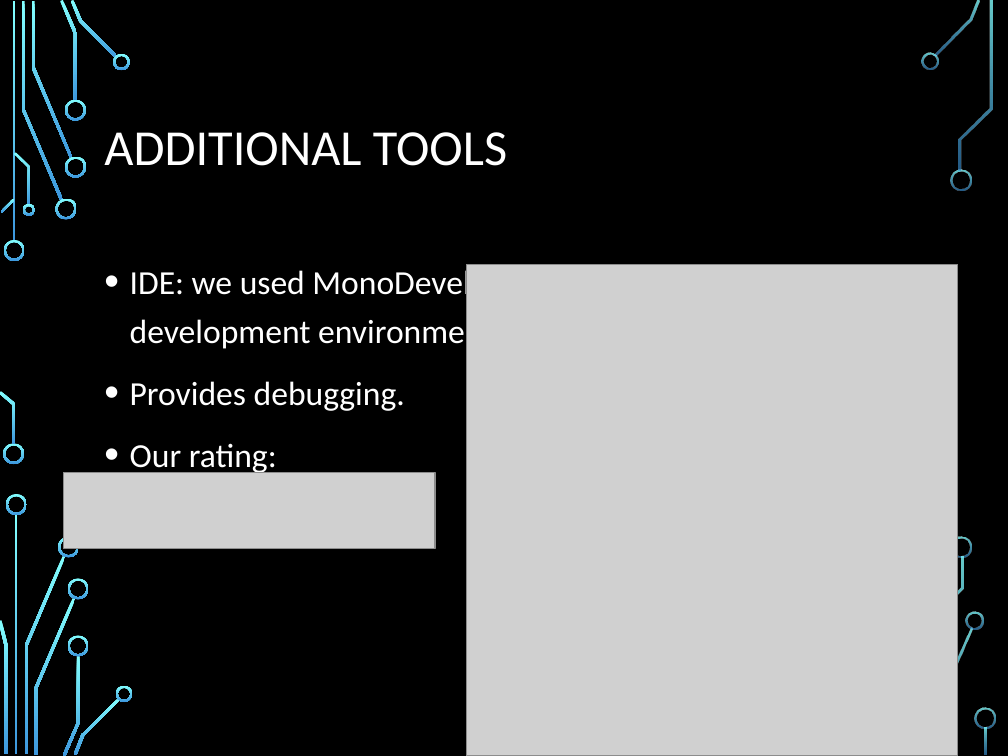
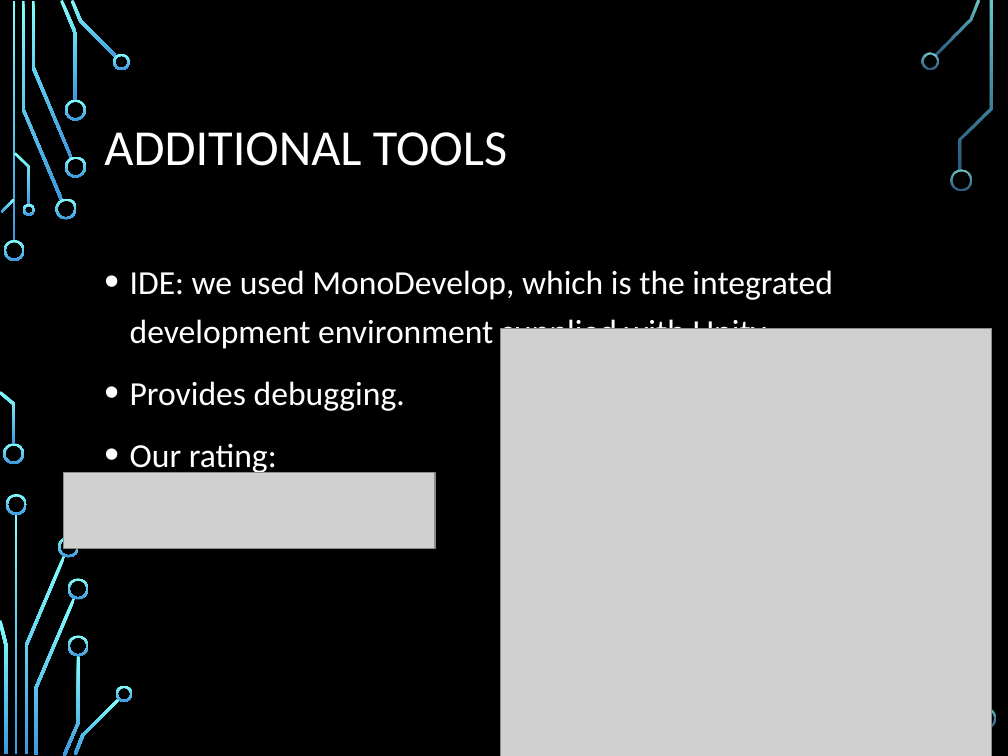
Before and after one commit to sperry94/ANST_Project, a slide deck: slide 10 of AOT2ProjectPresentation.pptx. Drawn at 1008x756 pixels with LibreOffice and Linux fonts; fonts in the diff are those of the drawing; grey boxes stand for pictures; background and template pictures are left out. Boxes give left, top, right and bottom in pixels: in the first picture for what was removed or moved away, otherwise in the second. Text is boxed around its words. In the diff, an @@ line names an element or a change of style, - is before the commit and + after.

Commit message:
fixed powerpoint

```diff
--- a/AOT2ProjectPresentation.pptx
+++ b/AOT2ProjectPresentation.pptx
@@ picture: place and size @@
-picture at (466, 264, 958, 756)
+picture at (500, 328, 992, 756)
@@ group removed at (929, 536, 987, 755): 4 freeform shapes, 1 rectangle @@
```
